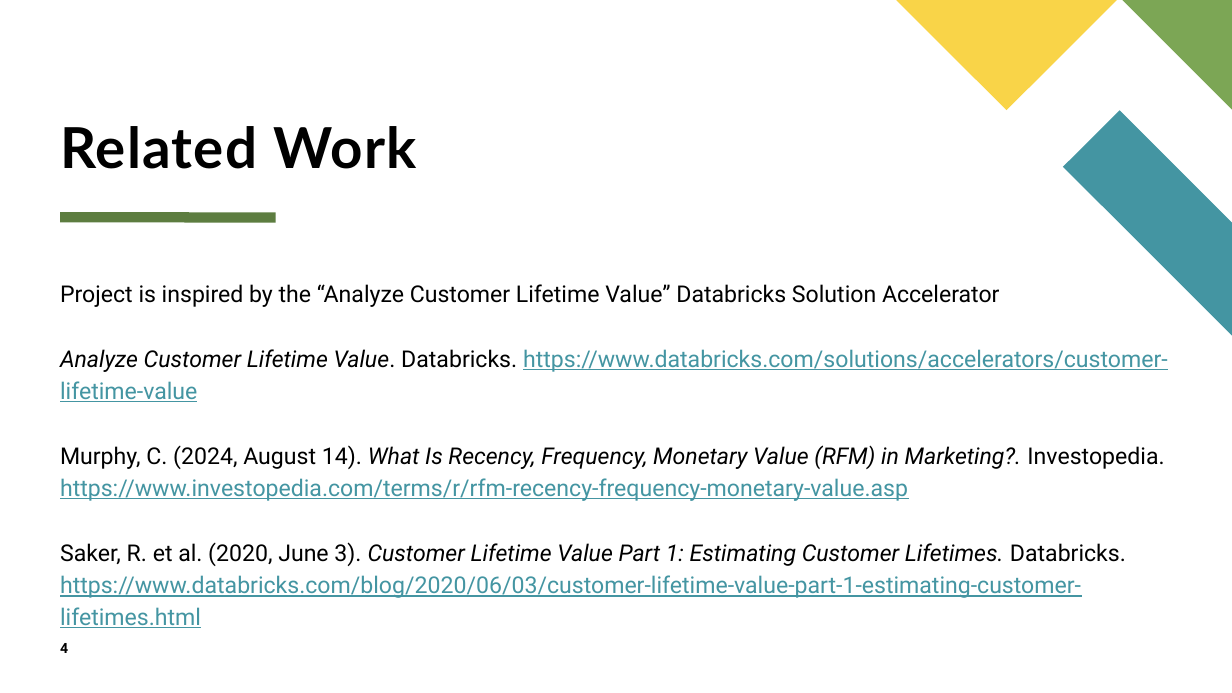
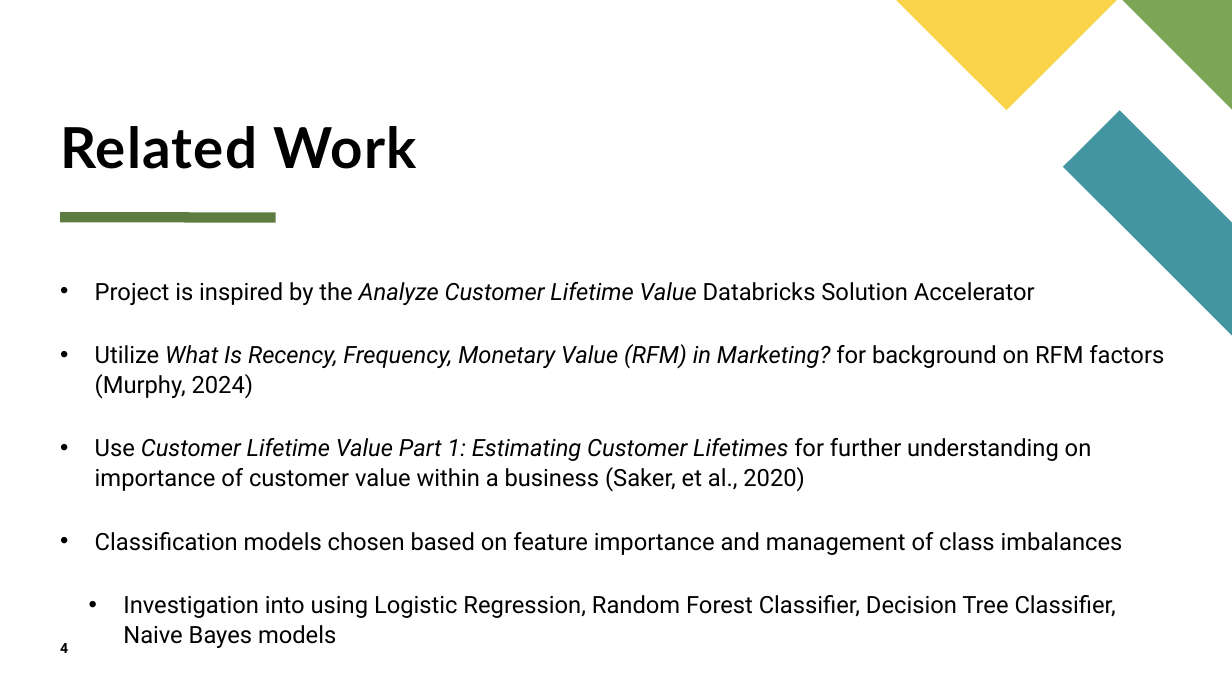
Before and after one commit to kstickmueller/CIS731-finalproject, a slide deck: slide 4 of Determing Customer Valuableness CIS731 Final Project.pptx. Drawn at 1232x693 pixels with LibreOffice and Linux fonts; fonts in the diff are those of the drawing. Boxes give left, top, right and bottom in pixels: in the first picture for what was removed or moved away, otherwise in the second. Text is boxed around its words. In the diff, an @@ line names an element or a change of style, - is before the commit and + after.

```diff
--- a/Determing Customer Valuableness CIS731 Final Project.pptx
+++ b/Determing Customer Valuableness CIS731 Final Project.pptx
@@ text at [95,282,1164,648]: text changed; size 18 to 18.5 pt @@
-Project is inspired by the “Analyze Customer Lifetime Value” Databricks Solution Accelerator
-Analyze Customer Lifetime Value. Databricks. https://www.databricks.com/solutions/accelerators/customer-lifetime-value
-Murphy, C. (2024, August 14). What Is Recency, Frequency, Monetary Value (RFM) in Marketing?. Investopedia. https://www.investopedia.com/terms/r/rfm-recency-frequency-monetary-value.asp
-Saker, R. et al. (2020, June 3). Customer Lifetime Value Part 1: Estimating Customer Lifetimes. Databricks. https://www.databricks.com/blog/2020/06/03/customer-lifetime-value-part-1-estimating-customer-lifetimes.html
+• Project is inspired by the Analyze Customer Lifetime Value Databricks Solution Accelerator
+• Utilize What Is Recency, Frequency, Monetary Value (RFM) in Marketing? for background on RFM factors (Murphy, 2024)
+• Use Customer Lifetime Value Part 1: Estimating Customer Lifetimes for further understanding on importance of customer value within a business (Saker, et al., 2020)
+• Classification models chosen based on feature importance and management of class imbalances
+  • Investigation into using Logistic Regression, Random Forest Classifier, Decision Tree Classifier, Naive Bayes models
```
Also in this commit, not shown: 9 other slides changed, 1 other file.
